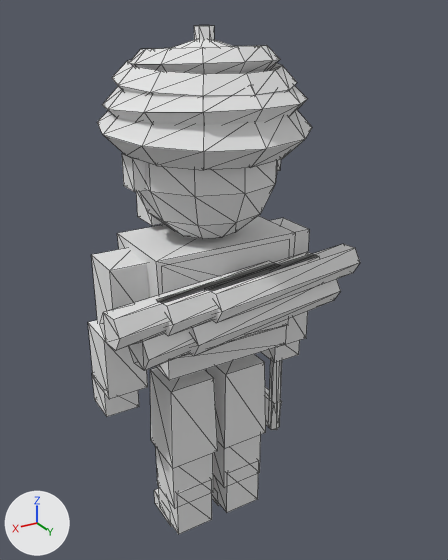
The glTF model sample_project/assets/3d/units/saracens/villager.glb: old version first, new version second.
Camera for both pictures: a 50 mm lens placed at (0.978, 1.745, 1.894), pointed at (-0.071, -0.003, 1.02). The axes (+X, +Y, +Z) are drawn at lower left. The lights are the same throughout. The first picture is the older version. Mesh edges are drawn as thin lines. Vertices at exactly the same position are counted once.

The first picture shows 'Body', 'PROP_cargo_wood'.
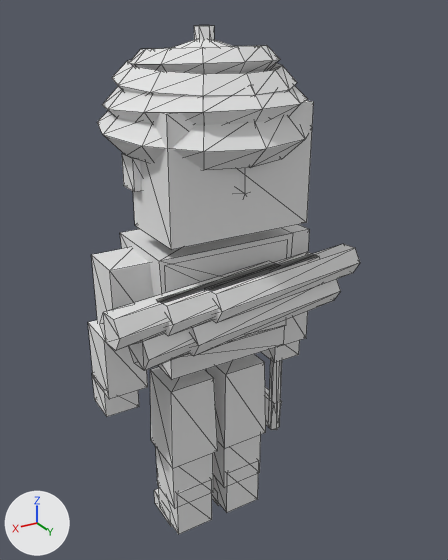
The newer file is also rescaled (x0.99) as a whole; pictures and numbers use the older file's frame.

The change, as JSON lines over the scene's bpy script:
```json
{"block": "me_body", "where": "# used by ob_body; location = (0.0, 0.0, 0.0)"}
{"op": "remove", "block": "me_body", "code": "me_body.from_pydata(...)  # 565 vertices, 986 faces; spans x -0.41..0.41, y -0.34..0.34, z 0.0..1.86"}
{"op": "add", "block": "me_body", "code": "me_body.from_pydata(...)  # 604 vertices, 1056 faces; spans x -0.41..0.41, y -0.34..0.34, z 0.0..1.86"}
{"block": "me_body", "change": "me_body part 1: the loose piece of 8 vertices spanning x -0.24..0.24, y -0.08..0.15, z 0.89..1.19 is scaled about its middle by (1.02, 1.35, 0.733), then moved by (0.0, -0.04, 0.06)"}
{"block": "me_body", "change": "me_body part 2: a new loose piece, a box spanning x -0.24..0.24, y -0.03..0.23, z 1.27..1.65, in mat_pe_unitpalette (white #e7e7e7)"}
{"block": "me_body", "change": "me_body part 3: the loose piece of 8 vertices spanning x -0.26..0.26, y -0.16..0.16, z 0.99..1.21 is deleted"}
{"block": "me_body", "change": "me_body part 4: 16 vertices moved from x -0.24..0.24, y -0.16..0.16, z 0.79..1.19 to x -0.23..0.23, y -0.16..0.16, z 0.79..1.19"}
{"block": "me_body", "change": "other edits to the shape of me_body do not show in these pictures"}
```

Changed parts and their boxes (x1, y1, x2, y2) in the pictures (448 x 560 px; the box of a moved part takes in the faces that stretch with it):
```json
{"object": "Body", "change": "reshaped", "before": [88, 25, 312, 534], "after": [88, 25, 314, 534]}
{"part": 1, "of": "me_body", "change": "moved or reshaped", "after": [120, 228, 293, 297], "on screen": "not visible before"}
{"part": 2, "of": "me_body", "change": "added", "after": [133, 100, 314, 250]}
{"part": 3, "of": "me_body", "change": "deleted", "before": [117, 216, 296, 298]}
{"part": 4, "of": "me_body", "change": "moved or reshaped", "before": [156, 326, 287, 380], "after": [158, 326, 285, 380]}
```
